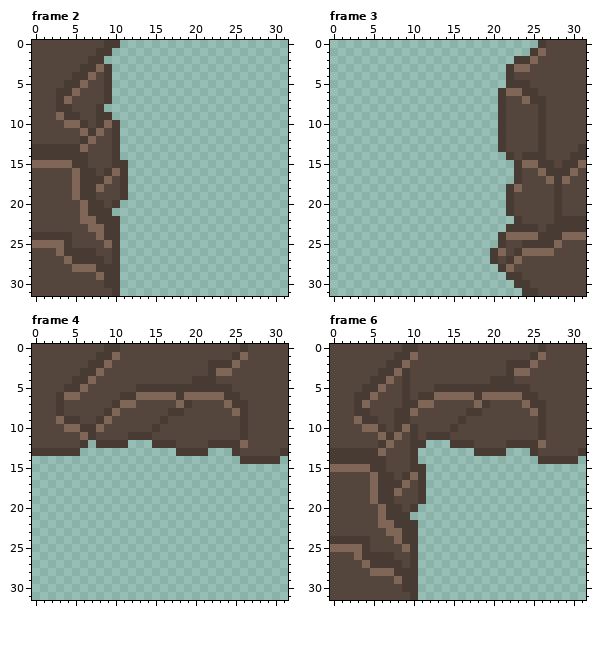
Pixel-art file: Document/Map/Back_Map5_M.aseprite. Above is the file before it was changed.
32x32 pixels, 14 frames. Shown: frame 2, frame 3, frame 4, frame 6. The commit also changed other frames, which this record leaves out.
After the commit:
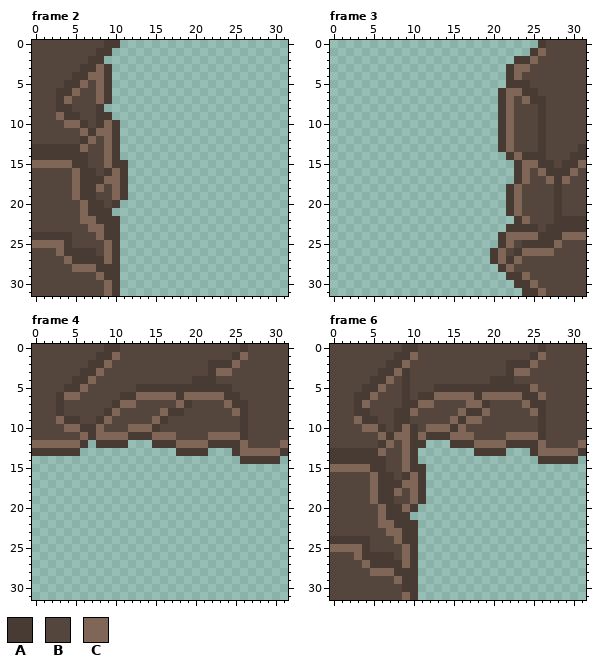
Palette (. is transparent): A #483b34  B #55463d  C #806657
Diff:
Frame 2:
y 4..7: x 8 B -> C
y 11..15: x 9 B -> C
y 17..19: x 10 B -> C
y 26..27: x 9 B -> C
y 30: x 9 A -> C
y 31: x 9 B -> C
Frame 3:
y 4: x 23 B -> C
y 7..13: x 22 B -> C
y 14: x 23 B -> C
y 16..17: x 24 B -> C
y 19..21: x 23 B -> C
y 22: x 24 B -> C
y 25: x 22 B -> C
y 27: x 21 B -> C
y 29: x 24 B -> C
y 30: x 25 B -> C
y 31: x 26 B -> C
Frame 4:
y 8: x 16 B -> C
y 9: x 15 B -> C
y 10: x 12..14 BBB -> CCC
y 11: x 8..11 BBBB -> CCCC; x 15..17 BBB -> CCC; x 22..25 BBBB -> CCCC
y 12: x 0..5 BBBBBB -> CCCCCC; x 18..21 BBBB -> CCCC; x 31 B -> C
y 13: x 26..30 BBBBB -> CCCCC
Frame 6:
y 5: x 25 B -> C
y 6: x 26 B -> C
y 7: x 17 B -> C
y 8: x 16 B -> C; x 19 B -> C
y 9: x 15 B -> C; x 17..18 BB -> CC
y 10: x 12..14 BBB -> CCC; x 16 B -> C
y 11: x 9 B -> C; x 11 B -> C; x 15..17 BBB -> CCC; x 22..25 BBBB -> CCCC
y 12: x 9 B -> C; x 18..21 BBBB -> CCCC; x 31 B -> C
y 13: x 9 B -> C; x 26..30 BBBBB -> CCCCC
y 14..15: x 9 B -> C
y 17..19: x 10 B -> C
y 20: x 9 B -> C
y 26..27: x 9 B -> C
y 31: x 9 B -> C
